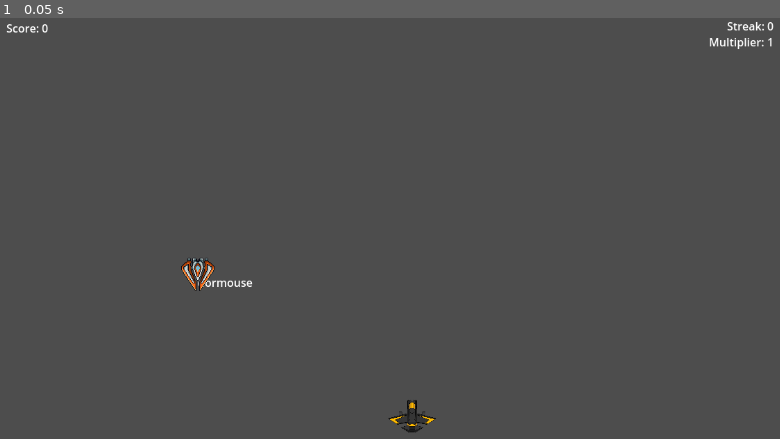
Above: before the commit, frame 1.
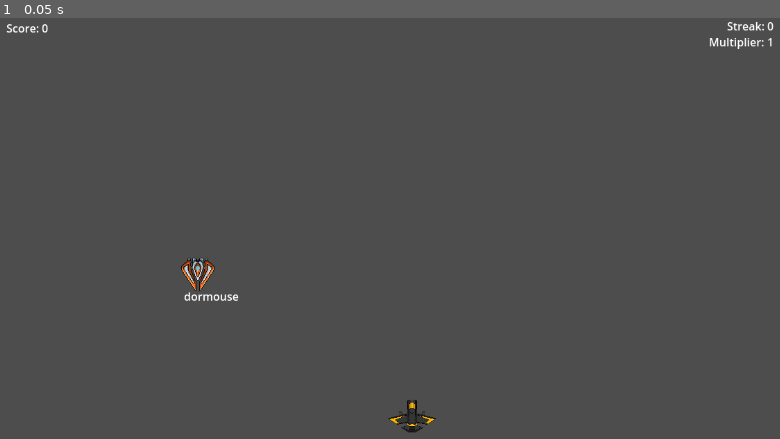
Above: after the commit, the same moment.

Repository: emilabraham/SimpleType
Game: Godot game, scene res://main.tscn
The game is run twice, just before and just after one commit, with the same random seed, the same clock (stepped at 60 frames per second) and the same inputs. The engine's default icon, where the game draws it, is replaced by a stand-in: a white triangle on a blue panel in a dark square.
Inputs:
- Up to frame 1 (0.05 s): no input

The runs differ from the first frame. In frame 1, 0.1% of the frame differs, in the area x 23-33%, y 62-68%.

Commit message:
spawn enemy and text in a random location

Diff:
--- a/Enemy1.gd
+++ b/Enemy1.gd
@@ -9,9 +9,8 @@
 	set_position(Vector2(randi_range(100, 1000), randi_range(100, 500)))
 	sprite = get_node("Enemy1Sprite")
 	text = get_node("Enemy1Text")
-	pass # Replace with function body.
 
 
 # Called every frame. 'delta' is the elapsed time since the previous frame.
-func _process(delta):
+func _process(_delta):
 	pass
--- a/Enemy1.tscn
+++ b/Enemy1.tscn
@@ -8,9 +8,12 @@
 script = ExtResource("1_n76nn")
 
 [node name="Enemy1Text" type="Label" parent="."]
-offset_right = 40.0
-offset_bottom = 23.0
+offset_left = -20.0
+offset_top = 20.0
+offset_right = 20.0
+offset_bottom = 43.0
 script = ExtResource("3_etmgu")
+metadata/_edit_use_anchors_ = true
 
 [node name="Enemy1Sprite" type="Sprite2D" parent="."]
 rotation = 3.14159
--- a/Enemy1Text.gd
+++ b/Enemy1Text.gd
@@ -3,13 +3,11 @@
 
 # Called when the node enters the scene tree for the first time.
 func _ready():
-	var parent_position = get_parent().position
-	set_position(Vector2(parent_position.x, parent_position.y))
 	load_dictionary()
 	set_word(pick_word())
 	pass # Replace with function body.
 
 
 # Called every frame. 'delta' is the elapsed time since the previous frame.
-func _process(delta):
+func _process(_delta):
 	pass
--- a/text.gd
+++ b/text.gd
@@ -21,24 +21,23 @@
 	pass
 
 func contains_and_emit(key_label):
-	#var is_first_character = text.substr(0, 1).to_lower().contains(key_label)
-	#if has_focused_enemy():
-		#if is_focused:
-			#if is_first_character:
-				#update_text()
-				#update_score.emit()
-			#else:
-				#break_streak.emit()
-	#else:
-		#if should_focus(text, is_first_character) && !is_focused:
-			#if deleting:
-				#get_tree().call_group("enemies", "toggle_deleting")
-			#set_focus(true)
-			#update_text()
-			#update_score.emit()
-		#elif !can_focus(key_label) && !deleting:
-			#break_streak.emit()
-	pass
+	var is_first_character = text.substr(0, 1).to_lower().contains(key_label)
+	if has_focused_enemy():
+		if is_focused:
+			if is_first_character:
+				update_text()
+				update_score.emit()
+			else:
+				break_streak.emit()
+	else:
+		if should_focus(text, is_first_character) && !is_focused:
+			if deleting:
+				get_tree().call_group("enemies", "toggle_deleting")
+			set_focus(true)
+			update_text()
+			update_score.emit()
+		elif !can_focus(key_label) && !deleting:
+			break_streak.emit()
 
 func set_word(word):
 	text = word
